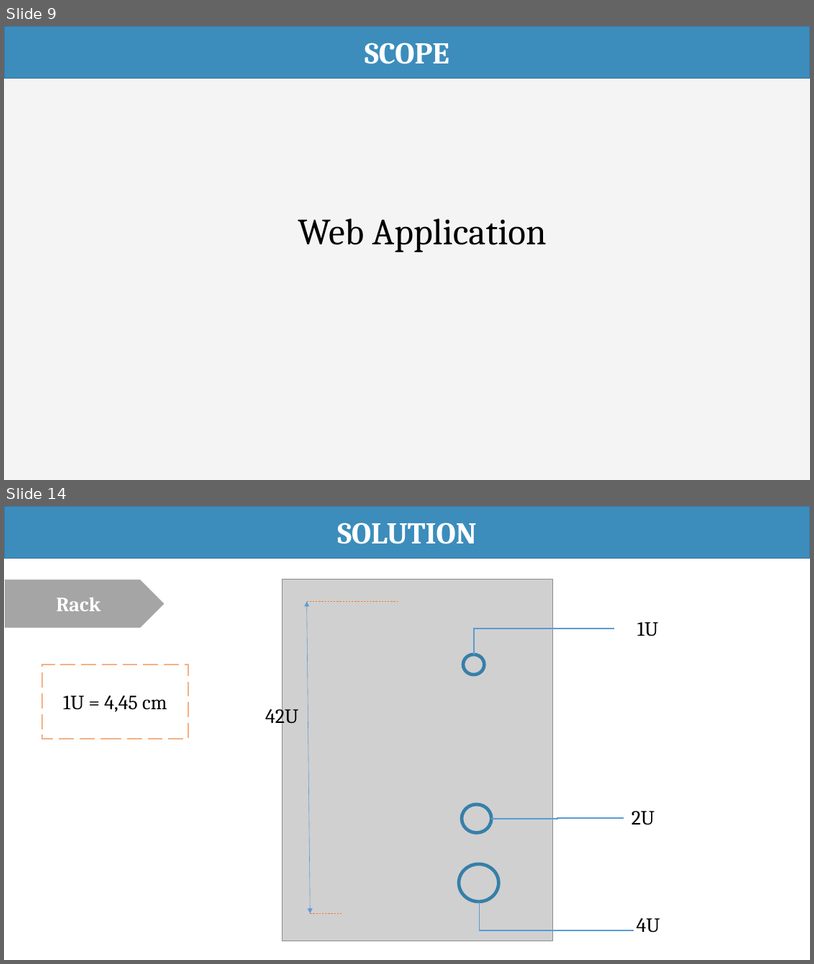
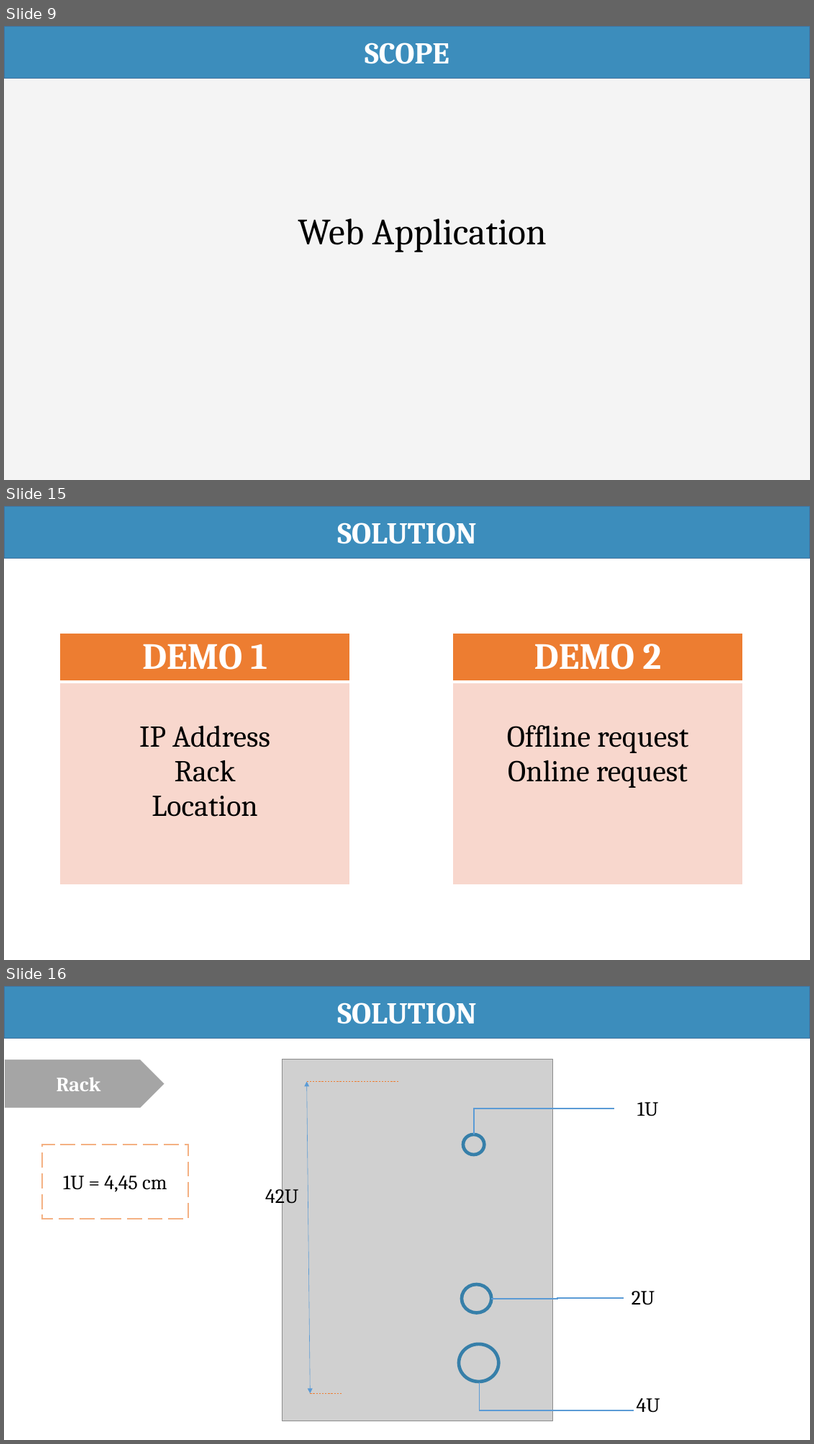
Before and after one commit to haltt051093/IMS-datacenter, a slide deck: Document/Presentation/IMS_20160413_Presentation.pptx. Shown one above the other, each under a label of ours: slides 9 and 14 before the commit, slides 9, 15 and 16 after it; the slides between them are not shown. The pictures are 814x964 and 814x1444 pixels, drawn with LibreOffice and Linux fonts; fonts in the diff are those of the drawing; grey boxes stand for pictures. Boxes give left, top, right and bottom in pixels: in the first picture for what was removed or moved away, otherwise in the second. Text is boxed around its words. In the diff, an @@ line names an element or a change of style, - is before the commit and + after.

```diff
--- a/Document/Presentation/IMS_20160413_Presentation.pptx
+++ b/Document/Presentation/IMS_20160413_Presentation.pptx
@@ slide 15 added at bbox=[4, 506, 810, 960], background #FFFFFF @@
@@ rectangle added at bbox=[4, 506, 810, 558], fill #3C8DBC, outline #43739E 1 pt, 36 pt, text #FFFFFF, bold @@
+SOLUTION
@@ table added at bbox=[59, 633, 350, 886], 2 rows, 1 columns @@
+DEMO 1
+IP Address / Rack / Location
@@ table added at bbox=[453, 633, 743, 886], 2 rows, 1 columns @@
+DEMO 2
+Offline request / Online request
@@ what was slide 14 is now slide 16 @@
```
Also in this commit, not shown: 5 slides changed, 3 other slides added, 2 slides removed.
